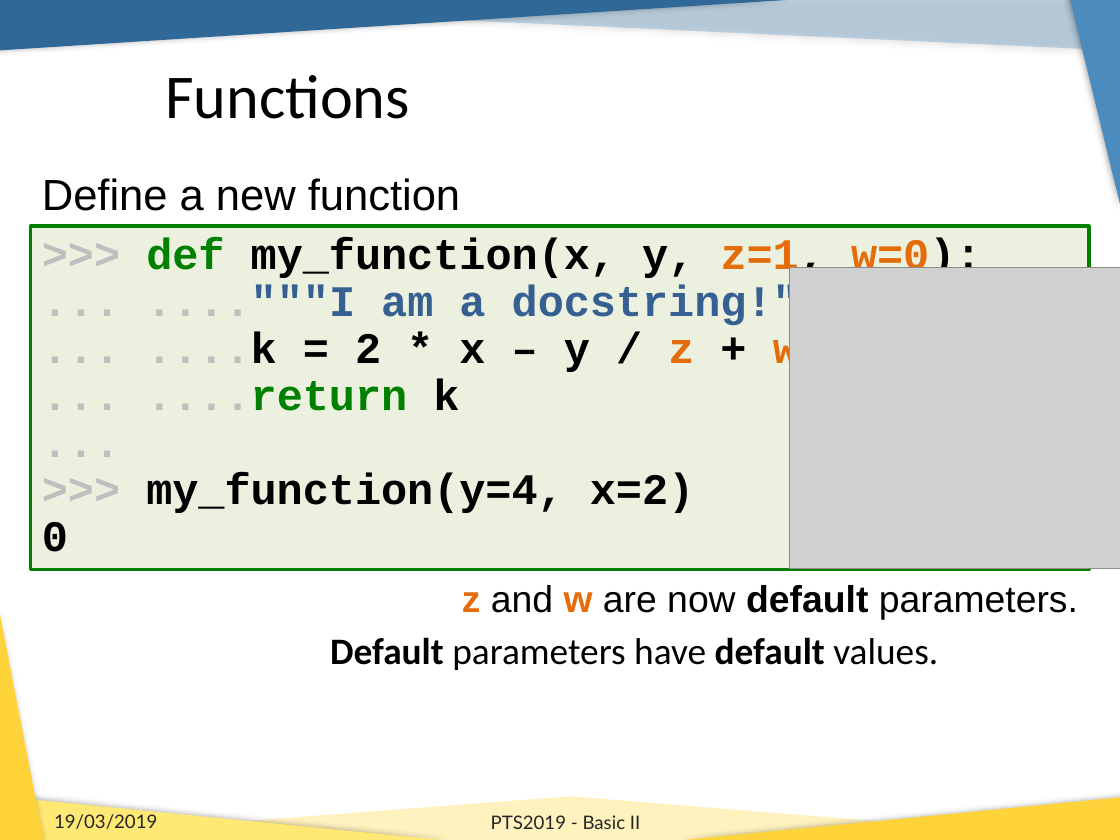
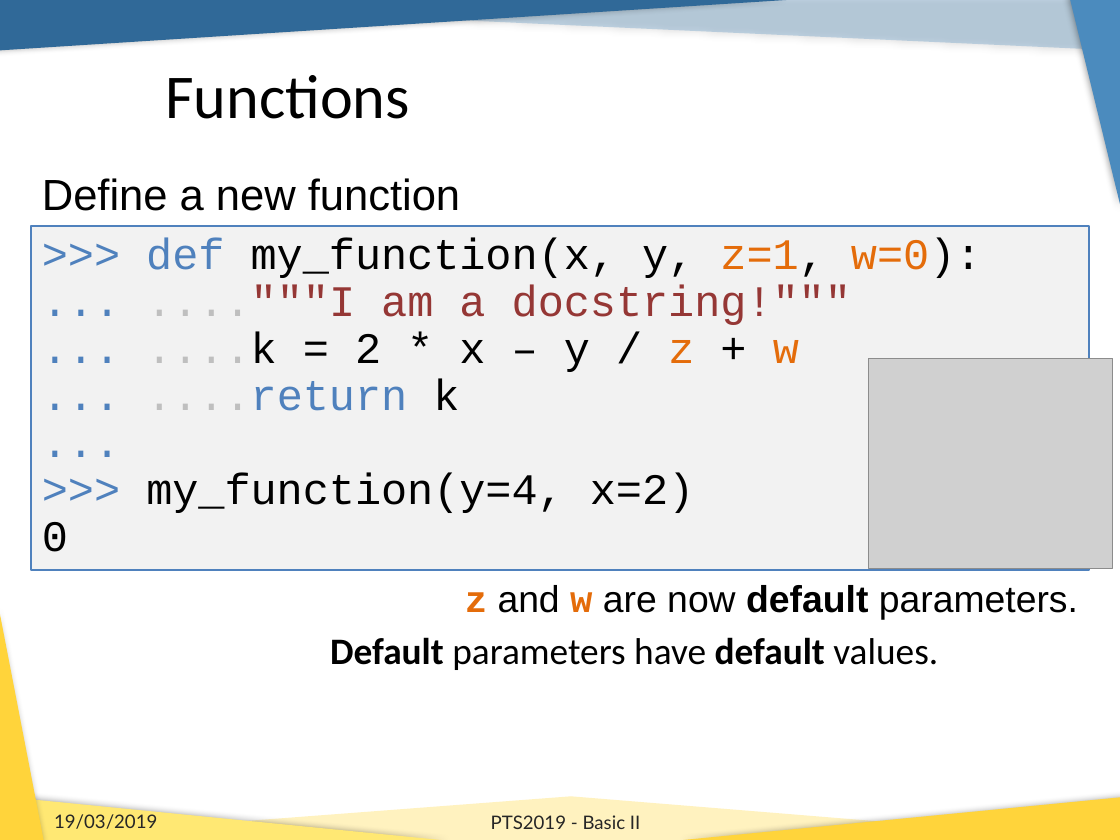
Before and after one commit to b1quint/Python-Tutorial-Series, a slide deck: slide 21 of Presentations/PTS2019_Basics_II.pptx. Drawn at 1120x840 pixels with LibreOffice and Linux fonts; fonts in the diff are those of the drawing; grey boxes stand for pictures; background and template pictures are left out. Boxes give left, top, right and bottom in pixels: in the first picture for what was removed or moved away, otherwise in the second. Text is boxed around its words. In the diff, an @@ line names an element or a change of style, - is before the commit and + after.

```diff
--- a/Presentations/PTS2019_Basics_II.pptx
+++ b/Presentations/PTS2019_Basics_II.pptx
@@ rectangle ">>> def my_function(x, y, z=1, ..." at bbox=[31, 226, 1090, 570]: text colour #BFBFBF to #4F81BD in ">>>", "...", "...", "..." and 2 more places; text colour #008000 to #4F81BD in "def", "....return"; bold off; text colour #376092 to #953735 in "...."""I am a docstring!""""; fill #EBF1DE to #F2F2F2; outline #008000 2 pt to #4F81BD 1.5 pt @@
@@ picture: place and size @@
-picture at bbox=[790, 268, 1120, 569]
+picture at bbox=[869, 358, 1113, 568]
@@ text "z and w are now ..." at bbox=[465, 585, 1078, 620]: font Arial to Courier New in "z w" @@
```
Also in this commit, not shown: 23 other slides changed, 20 slides added.
